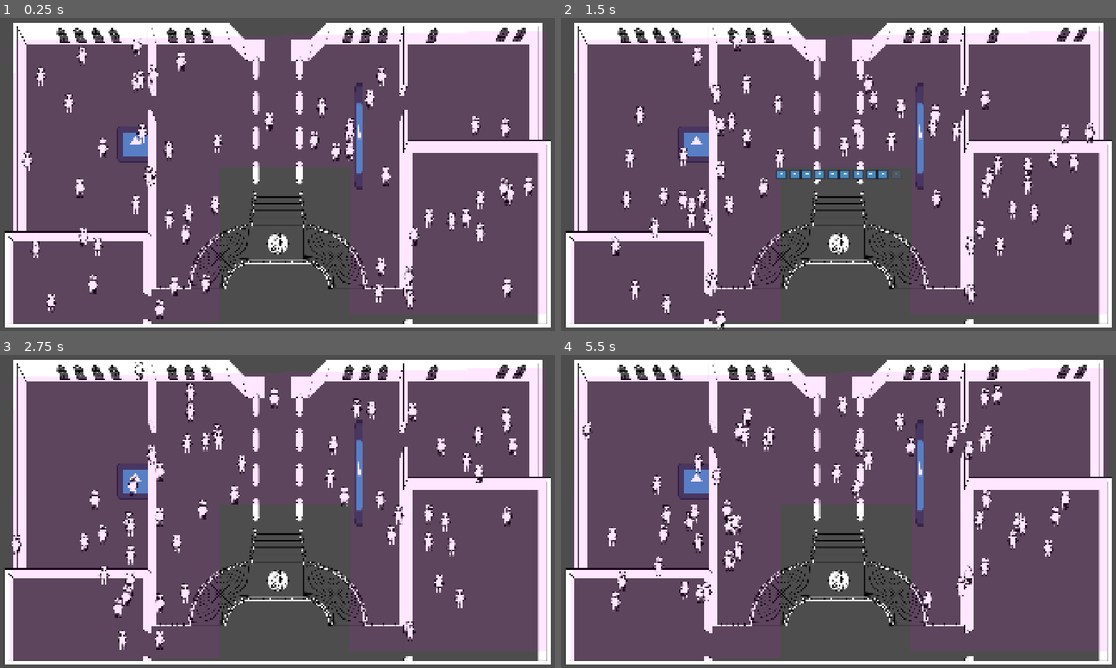
Above: before the commit, frames 1-4 (two rows, left to right).
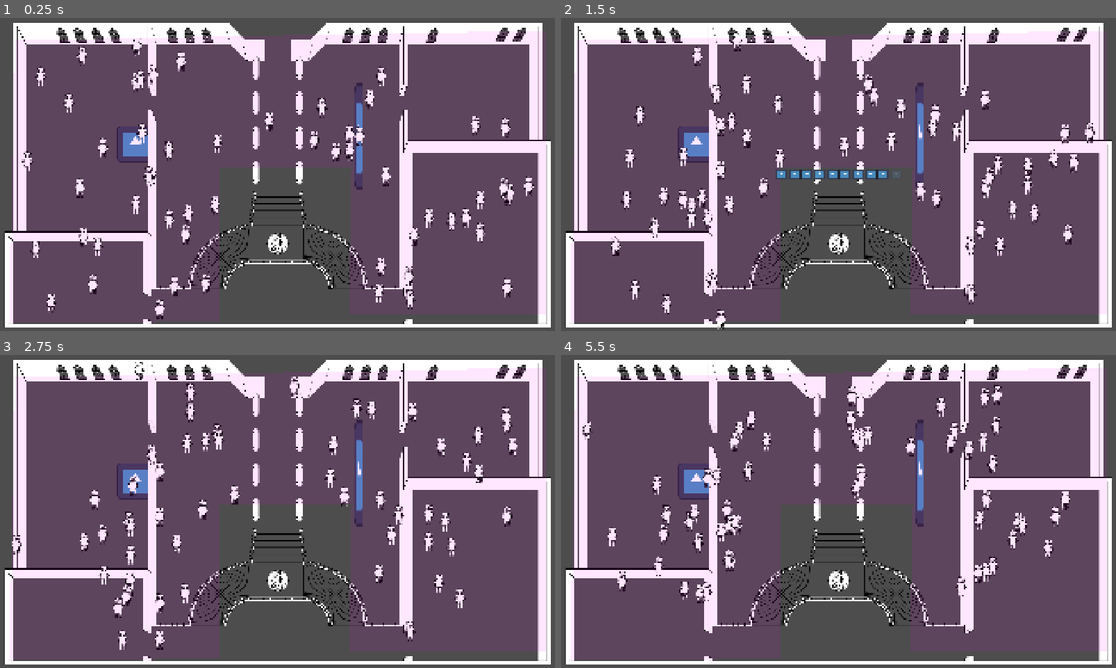
Above: after the commit, the same moments.

Repository: kscd/masquerade-ball-heist
Game: Godot game, scene res://scenes/sam.tscn
Two runs of this game, one before a commit and one after it. Both use one fixed random seed, a clock stepped at 60 frames per second and the inputs below. This scene is started directly instead of the project's main scene. The engine's default icon, where the game draws it, is replaced by a stand-in: a white triangle on a blue panel in a dark square.
Inputs (mouse positions are in pixels of both pictures, inside the frame that each line leads up to):
- Up to frame 1 (0.25 s): no input
- Up to frame 2 (1.5 s): tap Enter at 0.5 s; move the mouse to (810, 237) at 0.52 s; hold W (up) from 0.53 s (still down); click (810, 237) at 0.67 s; move the mouse to (1005, 221) at 1.27 s
- Up to frame 3 (2.75 s): move the mouse to (111, 464) at 2.02 s; release W (up) at 2.03 s; hold A (left) from 2.03 s (still down)
- Up to frame 4 (5.5 s): move the mouse to (866, 511) at 2.77 s; click (866, 511) at 2.92 s; move the mouse to (755, 433) at 3.52 s; release A (left) at 3.53 s; hold S (down) 3.53-4.28 s; move the mouse to (960, 495) at 4.27 s; hold D (right) 4.28-5.03 s; move the mouse to (727, 527) at 5.02 s; hold W (up) from 5.03 s (still down); click (727, 527) at 5.17 s

The runs differ from the first frame. In frame 1, 0.1% of the frame differs, in the area x 62-66%, y 32-41%; in frame 2, 0.2%; in frame 3, 0.2%; in frame 4, 1.8%, in the area x 9-80%, y 10-82%.

Commit message:
feat: update player collision to capsule

Diff:
--- a/scenes/player.tscn
+++ b/scenes/player.tscn
@@ -4,15 +4,15 @@
 [ext_resource type="Texture2D" uid="uid://ct4fd1jjxl74w" path="res://sprites/character-reference.png" id="1_qhqgy"]
 [ext_resource type="Script" uid="uid://p3wkkm523vyh" path="res://scripts/thief_controller.gd" id="3_qhqgy"]
 
-[sub_resource type="CircleShape2D" id="CircleShape2D_qhqgy"]
-radius = 5.0
+[sub_resource type="CapsuleShape2D" id="CapsuleShape2D_qhqgy"]
+height = 72.0
 
 [node name="Player" type="CharacterBody2D" unique_id=637585576 groups=["player"]]
 collision_mask = 3
 
 [node name="CollisionShape2D" type="CollisionShape2D" parent="." unique_id=1395806930]
-position = Vector2(0, 15)
-shape = SubResource("CircleShape2D_qhqgy")
+shape = SubResource("CapsuleShape2D_qhqgy")
+debug_color = Color(0, 0.6, 0.69803923, 1)
 
 [node name="Sprite2D" type="Sprite2D" parent="." unique_id=2091825122]
 scale = Vector2(0.71875, 0.71875)
